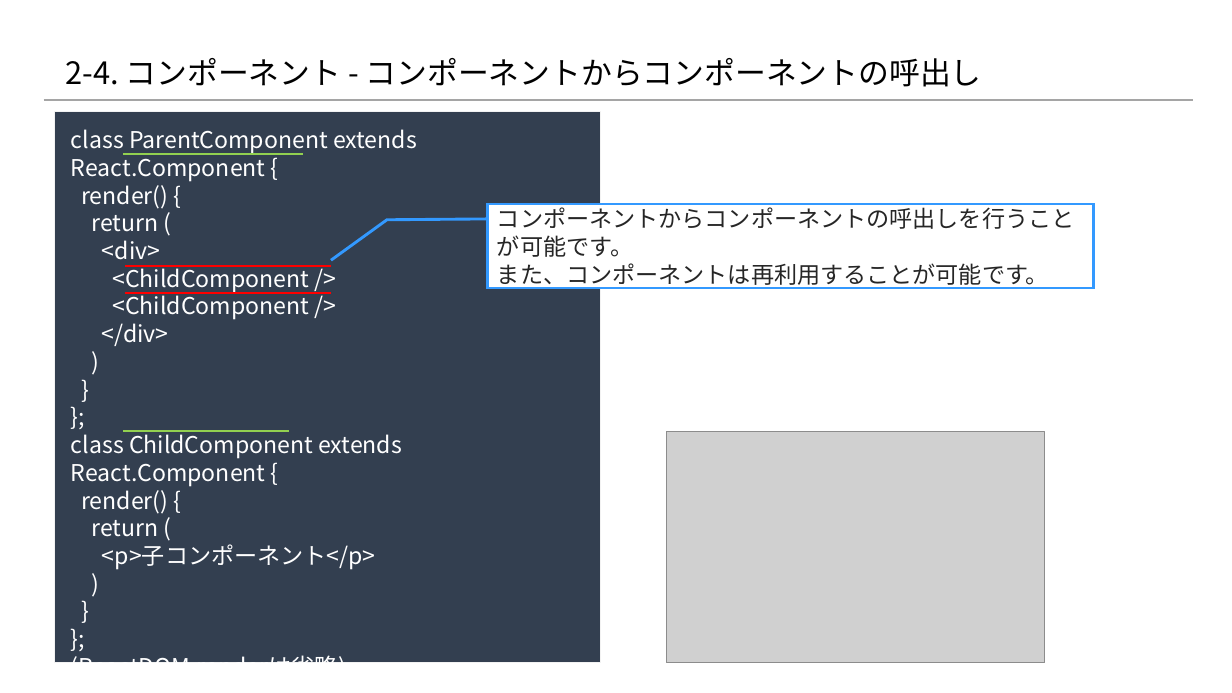
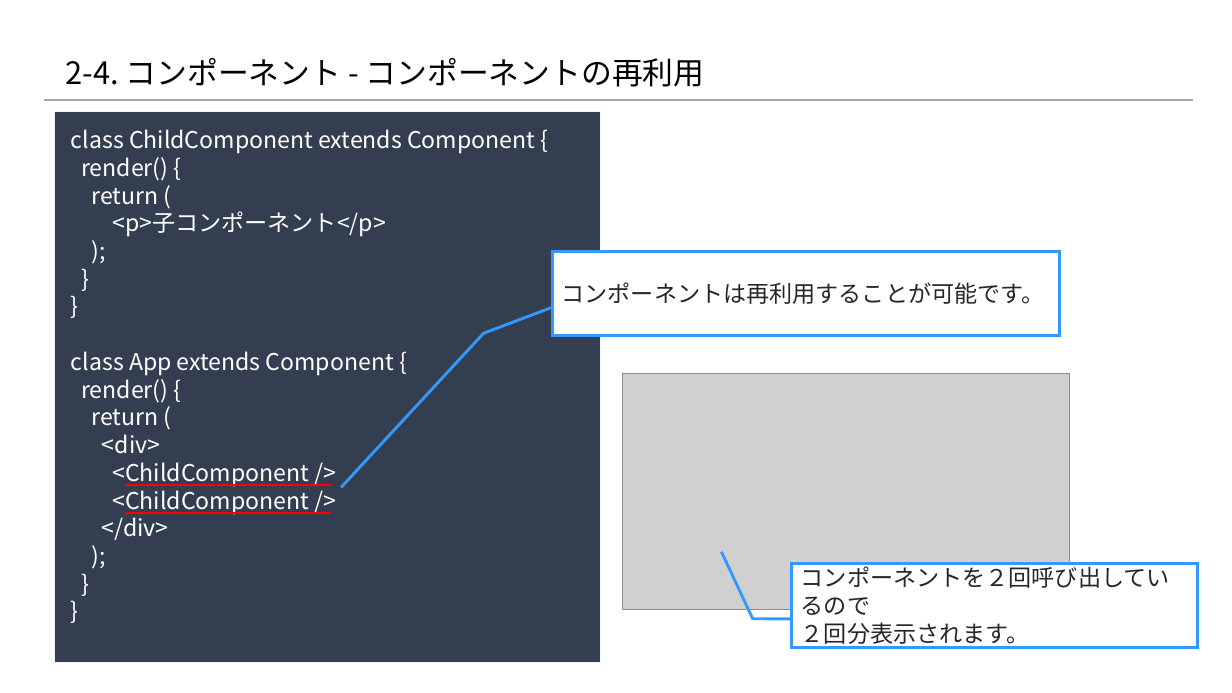
Before and after one commit to 2018SYSTEMI34/diary, a slide deck: slide 4 of doc/02_SlideShare/01.ネタ/２_Reactの基礎/2-4_Reactの基礎知識 ～コンポーネント編～.pptx. Drawn at 1232x693 pixels with LibreOffice and Linux fonts; fonts in the diff are those of the drawing; grey boxes stand for pictures; background and template pictures are left out. Boxes give left, top, right and bottom in pixels: in the first picture for what was removed or moved away, otherwise in the second. Text is boxed around its words. In the diff, an @@ line names an element or a change of style, - is before the commit and + after.

```diff
--- a/doc/02_SlideShare/01.ネタ/２_Reactの基礎/2-4_Reactの基礎知識 ～コンポーネント編～.pptx
+++ b/doc/02_SlideShare/01.ネタ/２_Reactの基礎/2-4_Reactの基礎知識 ～コンポーネント編～.pptx
@@ title at [65,58,705,87]: text changed @@
-2-4. コンポーネント - コンポーネントからコンポーネントの呼出し
+2-4. コンポーネント - コンポーネントの再利用
@@ text at [71,129,535,540]: text changed @@
-)
+);
@@ text at [71,129,535,540]: paragraphs removed @@
-};
-(ReactDOM.renderは省略)
@@ text at [71,129,535,376]: text changed @@
-class ParentComponent extends React.Component {
+class ChildComponent extends Component {
+render() {
+return (
+<p>子コンポーネント</p>
+);
+}
+}
+class App extends Component {
@@ line removed from (124, 154) to (303, 154) @@
@@ border callout "コンポーネントは再利用することが可能です。": place and size @@
-border callout "コンポーネントは再利用することが可能です。" at [488,204,1094,288]
+border callout "コンポーネントは再利用することが可能です。" at [553,251,1060,335]
@@ border callout "コンポーネントは再利用することが可能です。" at [553,251,1060,335]: proportions changed @@
@@ text in border callout at [562,282,1045,304]: text changed @@
-コンポーネントからコンポーネントの呼出しを行うことが可能です。
-また、コンポーネントは再利用することが可能です。
+コンポーネントは再利用することが可能です。
@@ picture: place and size @@
-picture at [666,432,1045,663]
+picture at [623,373,1069,609]
@@ text at [71,430,402,570]: paragraphs removed @@
-};
-class ChildComponent extends React.Component {
-render() {
-return (
-<p>子コンポーネント</p>
-)
@@ line removed from (124, 432) to (289, 432) @@
@@ line moved from (125, 266) - (331, 266) to (125, 485) - (331, 485) @@
@@ line moved from (125, 293) - (331, 293) to (125, 513) - (331, 513) @@
@@ border callout added at [792,563,1198,647], fill #FFFFFF, outline #3399FF 2.25 pt, 18 pt, text #262626 @@
+コンポーネントを２回呼び出しているので
+２回分表示されます。
```
Also in this commit, not shown: 4 other slides changed, 1 other file.
